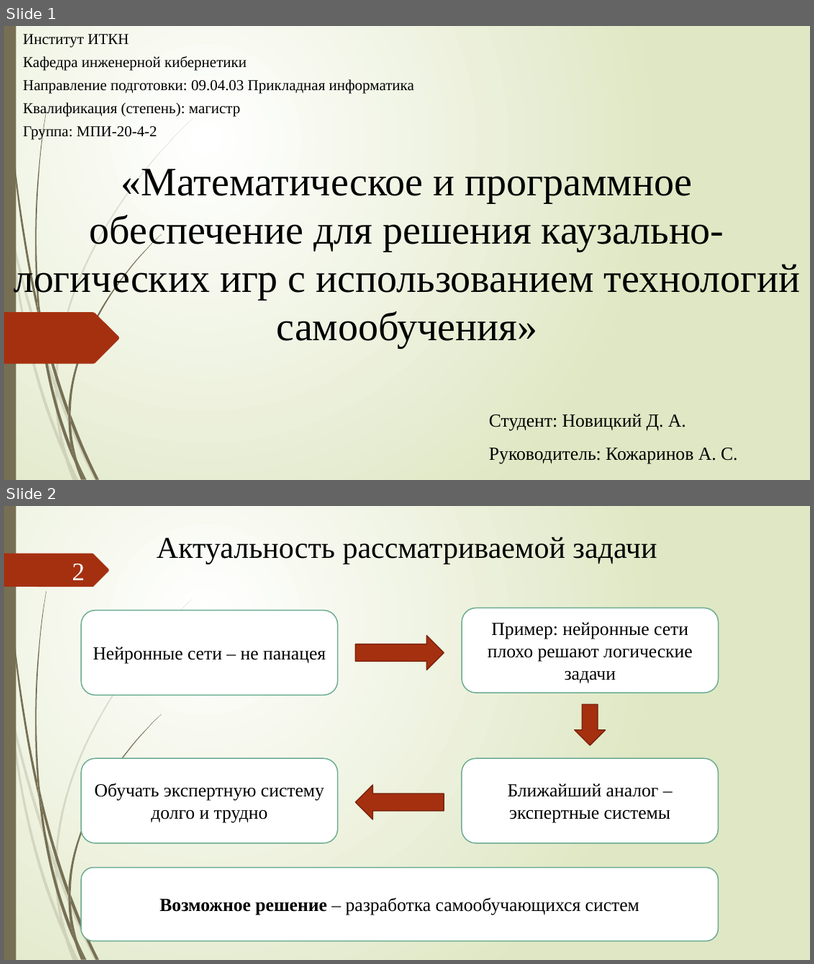
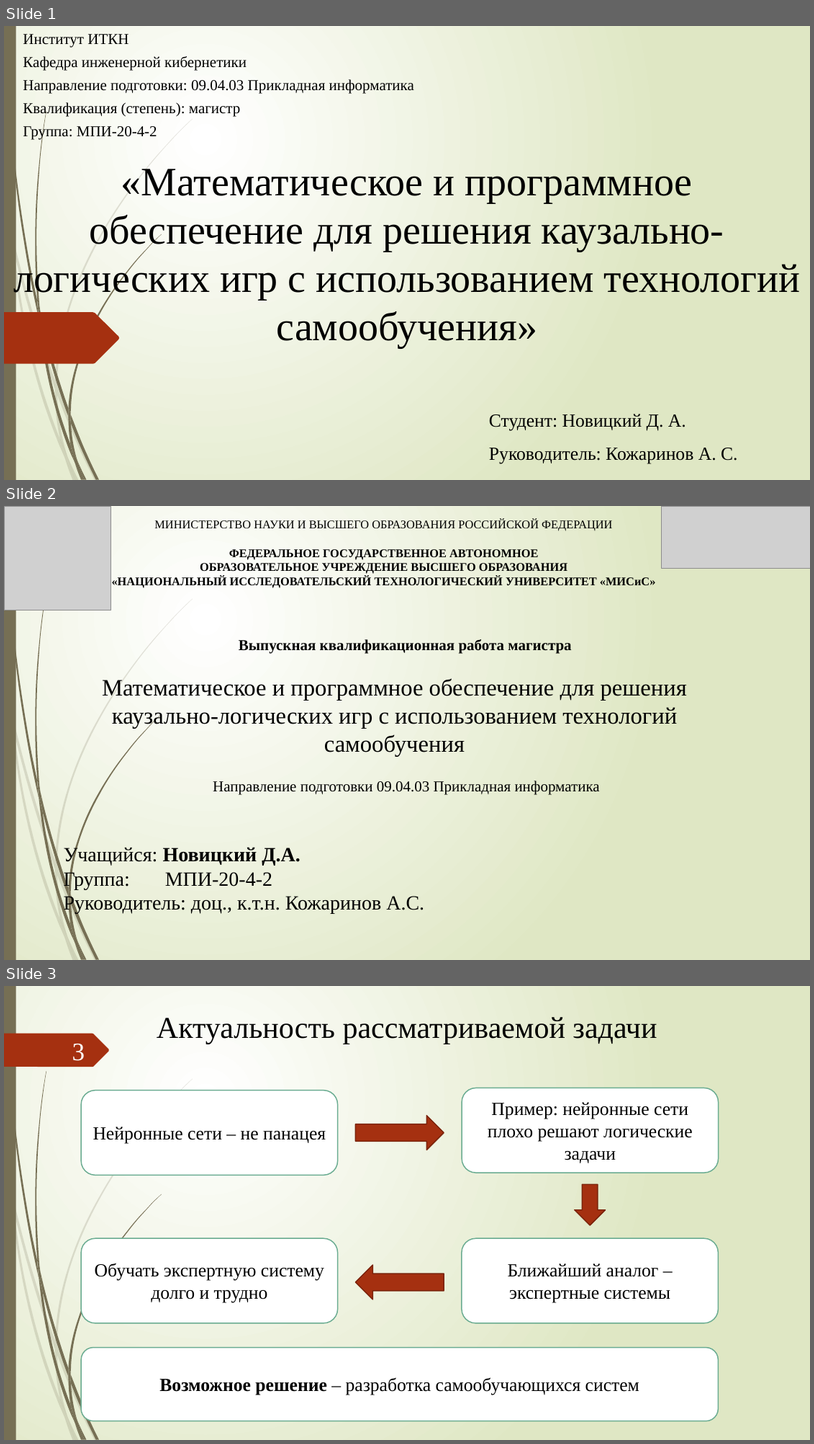
Before and after one commit to xex238/Diploma_2022, a slide deck: docs/Отчёты/ВКР/Новицкий_МПИ-20-4-2_ВКР_Презентация.pptx. Shown one above the other, each under a label of ours: slides 1 and 2 before the commit, slides 1, 2 and 3 after it. The pictures are 814x964 and 814x1444 pixels, drawn with LibreOffice and Linux fonts; fonts in the diff are those of the drawing; grey boxes stand for pictures. Boxes give left, top, right and bottom in pixels: in the first picture for what was removed or moved away, otherwise in the second. Text is boxed around its words. In the diff, an @@ line names an element or a change of style, - is before the commit and + after.

```diff
--- a/docs/Отчёты/ВКР/Новицкий_МПИ-20-4-2_ВКР_Презентация.pptx
+++ b/docs/Отчёты/ВКР/Новицкий_МПИ-20-4-2_ВКР_Презентация.pptx
@@ slide 2 added at (4, 506, 810, 960), background gradient #FFFFFF to #DFE8C4; not listed: 24 template elements that a slide beside it also shows @@
@@ picture added at (4, 506, 111, 610) @@
@@ text added at (112, 519, 656, 588), 14 pt, text #000000, bold @@
+МИНИСТЕРСТВО НАУКИ И ВЫСШЕГО ОБРАЗОВАНИЯ РОССИЙСКОЙ ФЕДЕРАЦИИ
+ФЕДЕРАЛЬНОЕ ГОСУДАРСТВЕННОЕ АВТОНОМНОЕ
+ОБРАЗОВАТЕЛЬНОЕ УЧРЕЖДЕНИЕ ВЫСШЕГО ОБРАЗОВАНИЯ
+«НАЦИОНАЛЬНЫЙ ИССЛЕДОВАТЕЛЬСКИЙ ТЕХНОЛОГИЧЕСКИЙ УНИВЕРСИТЕТ «МИСиС»
@@ picture added at (662, 506, 810, 569) @@
@@ text added at (239, 639, 571, 654), 18 pt, text #000000, bold @@
+Выпускная квалификационная работа магистра
@@ text added at (102, 678, 687, 757), 28 pt, text #000000 @@
+Математическое и программное обеспечение для решения каузально-логических игр с использованием технологий самообучения
@@ text added at (213, 780, 600, 794), 18 pt, text #000000 @@
+Направление подготовки 09.04.03 Прикладная информатика
@@ text added at (64, 846, 424, 914), 24 pt, text #000000 @@
+Учащийся: Новицкий Д.А.
+Группа: МПИ-20-4-2
+Руководитель: доц., к.т.н. Кожаринов А.С.
@@ what was slide 2 is now slide 3 @@
@@ page number at (72, 1044, 85, 1061): text changed @@
-2
+3
```
Also in this commit, not shown: 4 slides changed, 1 other slide added, 1 slide removed, 4 other files.
